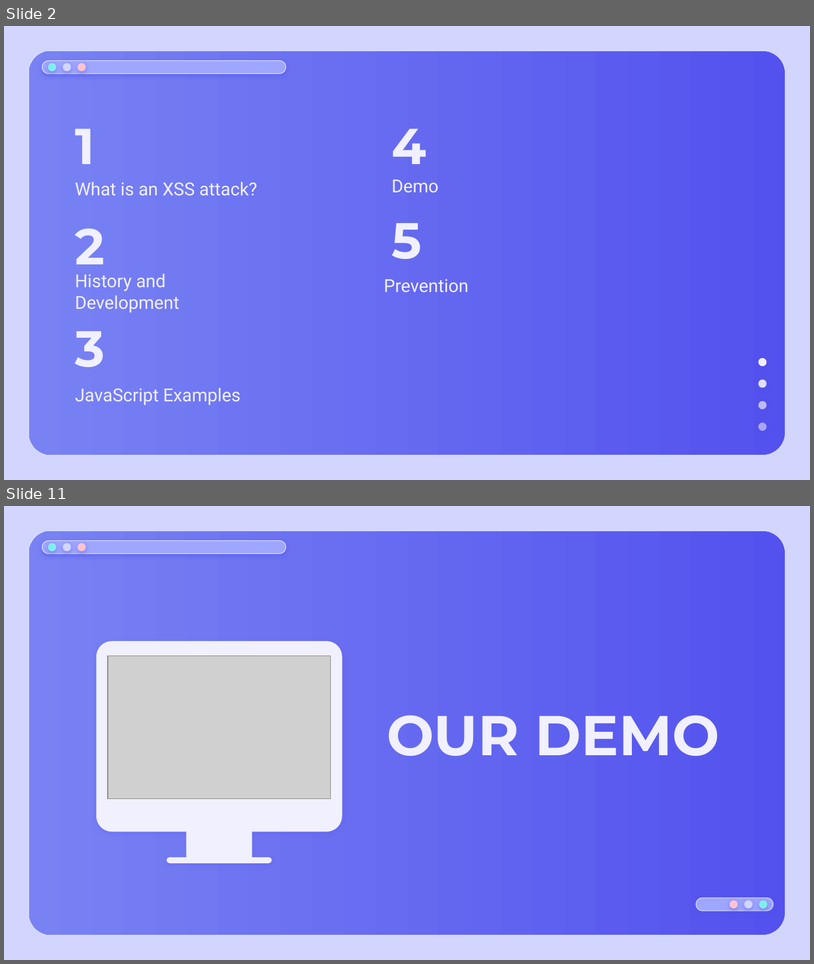
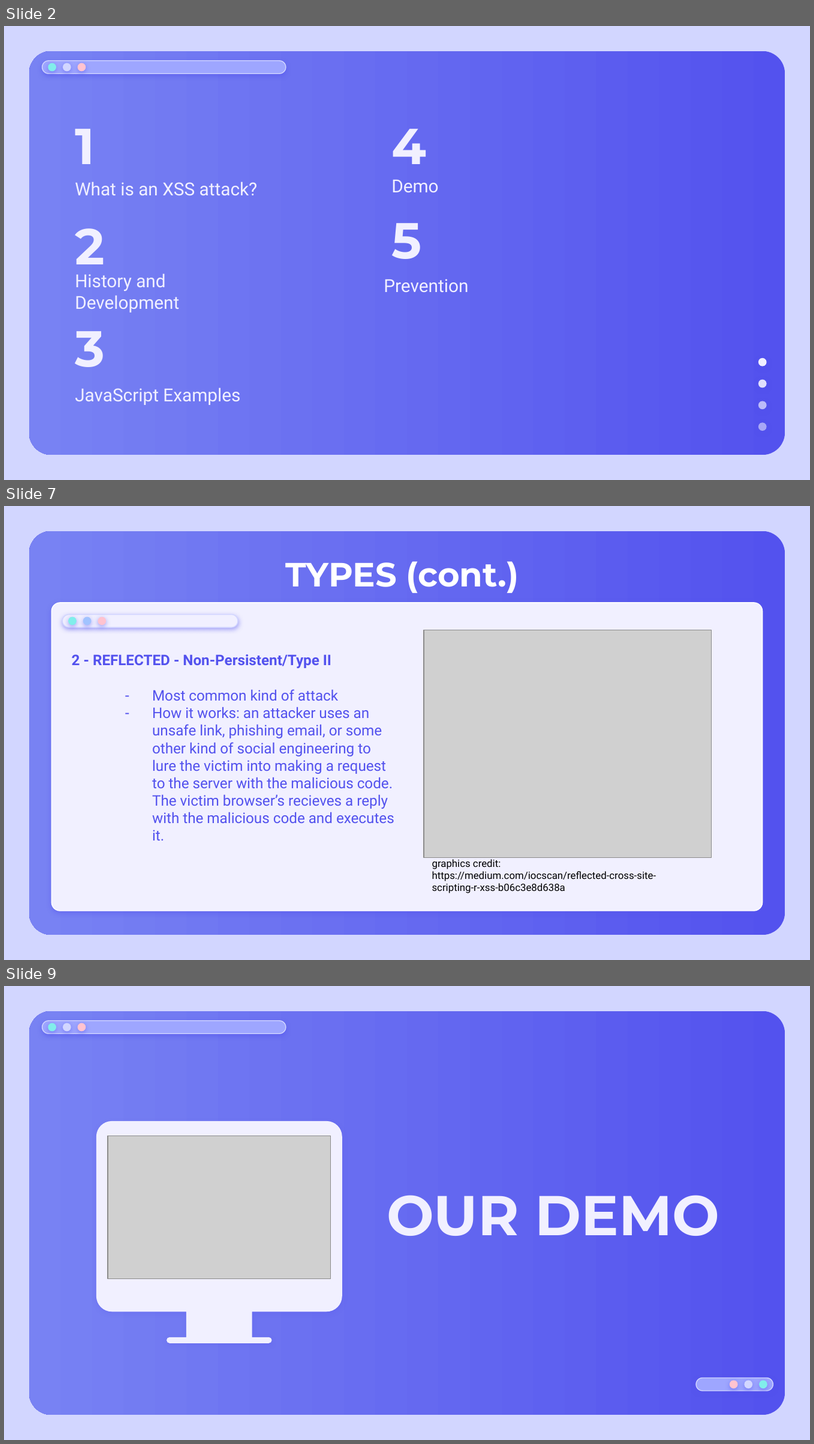
Before and after one commit to kszeto20/CyberFinalProject, a slide deck: Presentation/CyberXSSPresentation.pptx. Shown one above the other, each under a label of ours: slides 2 and 11 before the commit, slides 2, 7 and 9 after it; the slides between them are not shown. The pictures are 814x964 and 814x1444 pixels, drawn with LibreOffice and Linux fonts; fonts in the diff are those of the drawing; grey boxes stand for pictures. Boxes give left, top, right and bottom in pixels: in the first picture for what was removed or moved away, otherwise in the second. Text is boxed around its words. In the diff, an @@ line names an element or a change of style, - is before the commit and + after.

```diff
--- a/Presentation/CyberXSSPresentation.pptx
+++ b/Presentation/CyberXSSPresentation.pptx
@@ slide 7 added at (4, 506, 810, 960), background #D2D6FF; not listed: 1 template element that a slide beside it also shows @@
@@ title added at (286, 561, 519, 593), 30 pt, text #FFFFFF, bold @@
+TYPES (cont.)
@@ rounded rectangle added at (51, 603, 763, 911), fill #F1F0FF, outline #FFFFFF 0.75 pt @@
@@ group added at (63, 614, 239, 627): 3 ellipses, 1 rounded rectangle @@
@@ picture added at (424, 630, 712, 858) @@
@@ text added at (72, 654, 395, 840), 13 pt, text #5352EE @@
+2 - REFLECTED - Non-Persistent/Type II
+– Most common kind of attack
+– How it works: an attacker uses an unsafe link, phishing email, or some other kind of social engineering to lure the victim into making a request to the server with the malicious code. The victim browser’s recieves a reply with the malicious code and executes it.
@@ text added at (432, 859, 657, 893), 9 pt, text #000000 @@
+graphics credit: https://medium.com/iocscan/reflected-cross-site-scripting-r-xss-b06c3e8d638a
@@ what was slide 11 is now slide 9 @@
```
Also in this commit, not shown: 6 slides changed, 2 other slides added, 6 slides removed, 1 other file.
